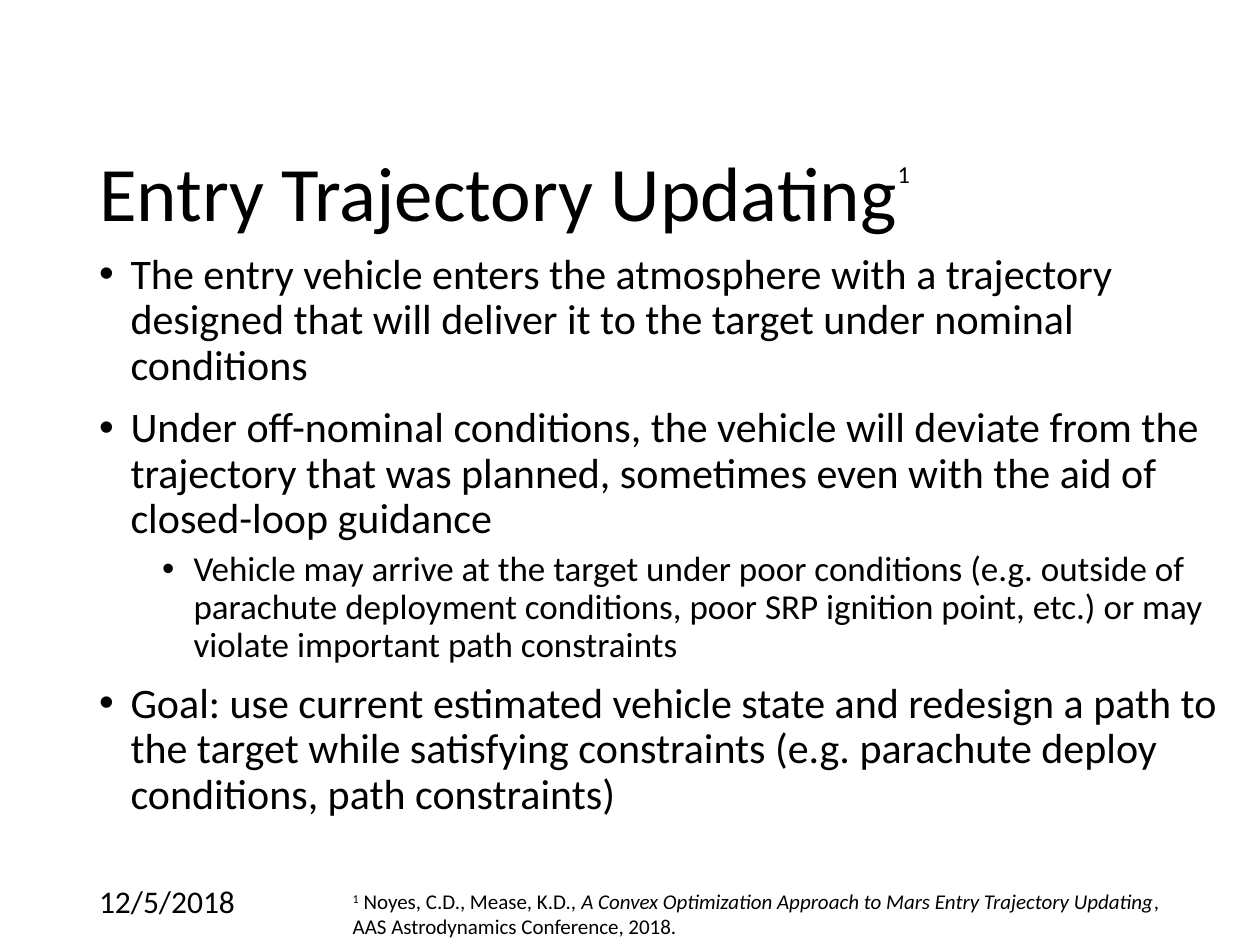
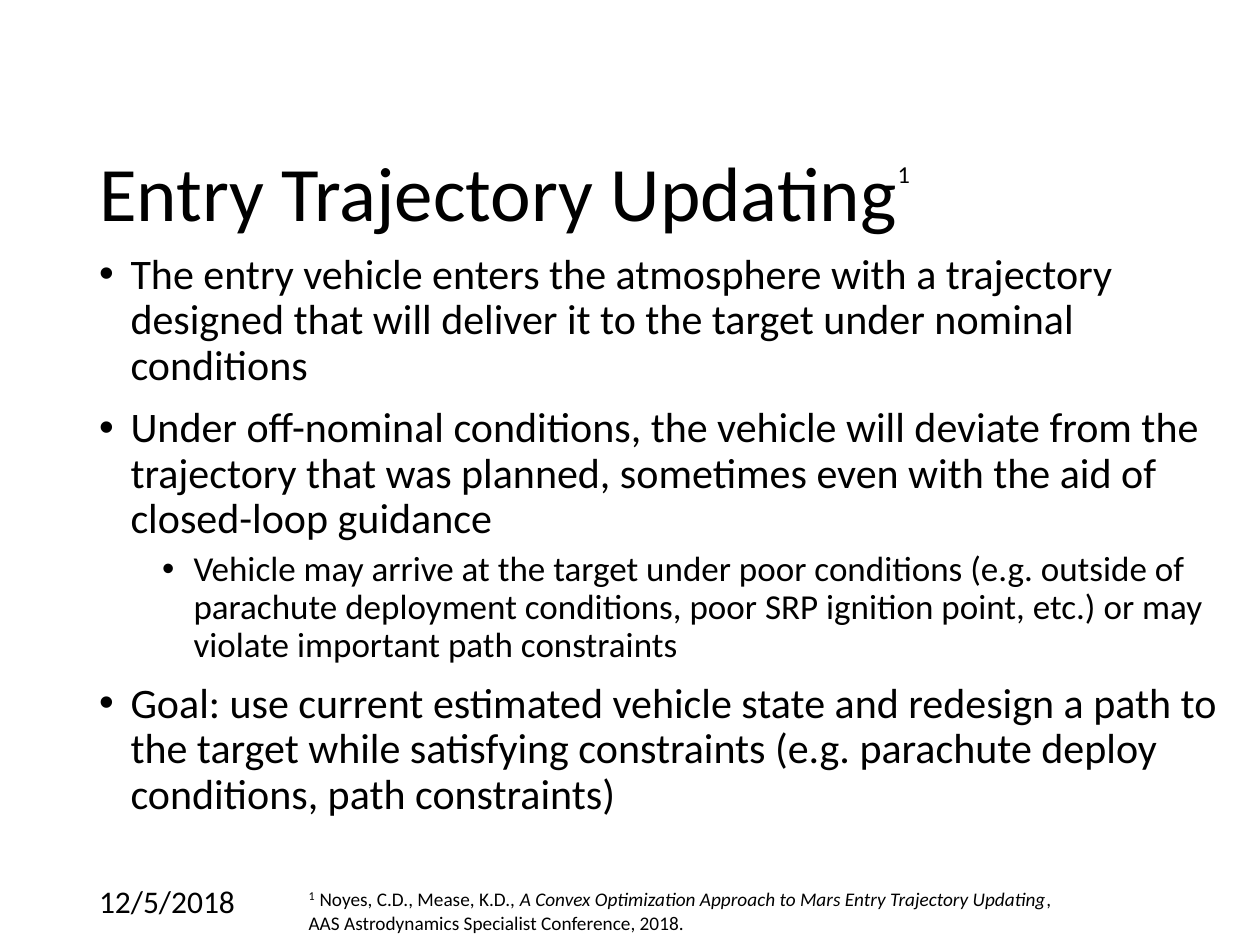
Before and after one commit to CDNoyes/EDL-Py, a slide deck: slide 19 of Documents/Qual/Qual Exam.pptx (slide 18 before the commit). Drawn at 1260x945 pixels with LibreOffice and Linux fonts; fonts in the diff are those of the drawing; background and template pictures are left out. Boxes give left, top, right and bottom in pixels: in the first picture for what was removed or moved away, otherwise in the second. Text is boxed around its words. In the diff, an @@ line names an element or a change of style, - is before the commit and + after.

```diff
--- a/Documents/Qual/Qual Exam.pptx
+++ b/Documents/Qual/Qual Exam.pptx
@@ text at <box>309,892,1052,933</box>: text changed; size 12 to 11 pt @@
-1 Noyes, C.D., Mease, K.D., A Convex Optimization Approach to Mars Entry Trajectory Updating, AAS Astrodynamics Conference, 2018.
+1 Noyes, C.D., Mease, K.D., A Convex Optimization Approach to Mars Entry Trajectory Updating, AAS Astrodynamics Specialist Conference, 2018.
```
Also in this commit, not shown: 4 other slides changed, 1 slide added.
